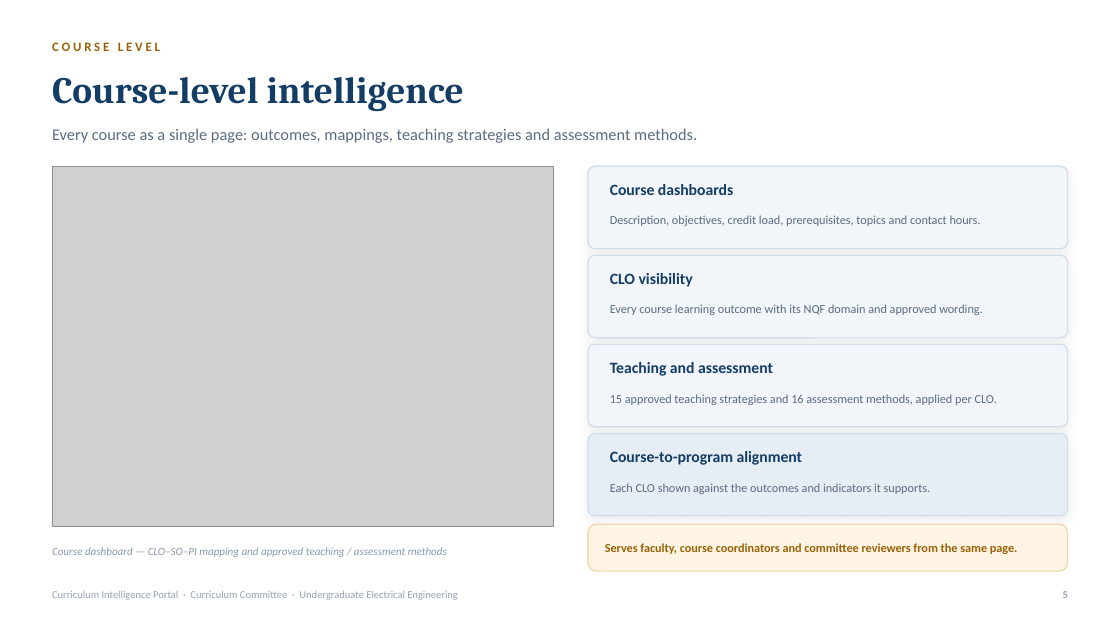
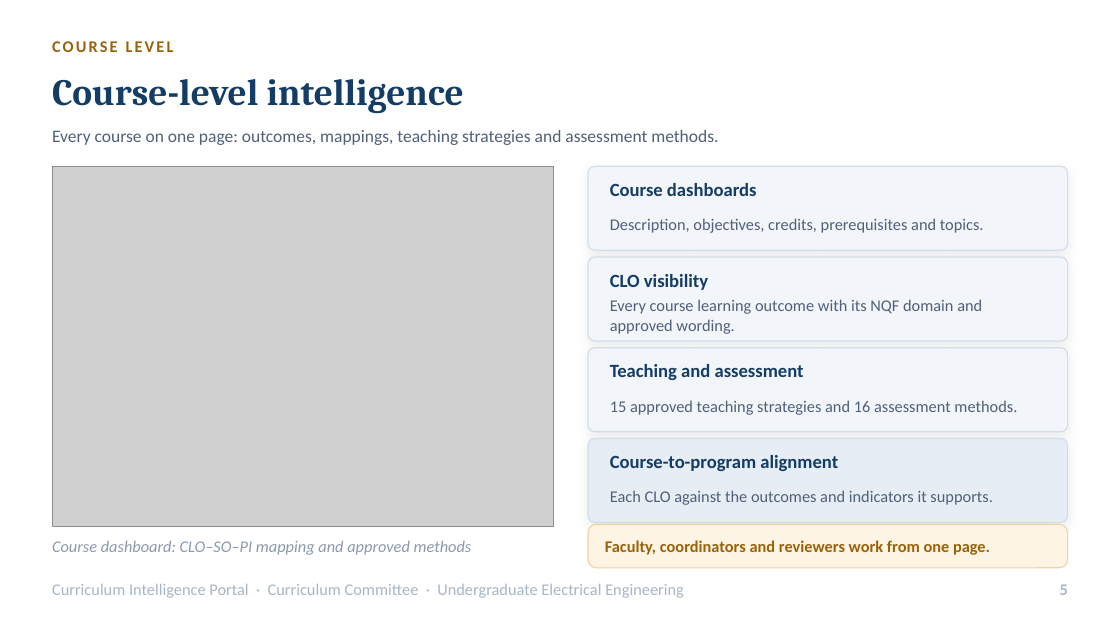
Before and after one commit to WalidDyab/CIP-CME-x86RVios, a slide deck: slide 5 of docs/presentations/department-council-cip/CIP_Department_Council_Presentation.pptx. Drawn at 1120x630 pixels with LibreOffice and Linux fonts; fonts in the diff are those of the drawing; grey boxes stand for pictures. Boxes give left, top, right and bottom in pixels: in the first picture for what was removed or moved away, otherwise in the second. Text is boxed around its words. In the diff, an @@ line names an element or a change of style, - is before the commit and + after.

```diff
--- a/docs/presentations/department-council-cip/CIP_Department_Council_Presentation.pptx
+++ b/docs/presentations/department-council-cip/CIP_Department_Council_Presentation.pptx
@@ text "COURSE LEVEL" at bbox=[52, 41, 174, 52]: size 11 to 14 pt, letter spacing 2.4 to 1.8 pt @@
@@ text at bbox=[52, 130, 718, 145]: text changed; size 14 to 15 pt; text colour #5B6C81 to #50607A @@
-Every course as a single page: outcomes, mappings, teaching strategies and assessment methods.
+Every course on one page: outcomes, mappings, teaching strategies and assessment methods.
@@ text at bbox=[610, 218, 984, 233]: text changed; size 10.5 to 14 pt; text colour #5B6C81 to #50607A @@
-Description, objectives, credit load, prerequisites, topics and contact hours.
+Description, objectives, credits, prerequisites and topics.
@@ text "Every course learning outcome with ..." at bbox=[610, 299, 982, 334]: size 10.5 to 14 pt, text colour #5B6C81 to #50607A @@
@@ rounded rectangle: place and size @@
-rounded rectangle at bbox=[588, 344, 1068, 427]
+rounded rectangle at bbox=[588, 348, 1068, 432]
@@ text at bbox=[610, 400, 1017, 415]: text changed; size 10.5 to 14 pt; text colour #5B6C81 to #50607A @@
-15 approved teaching strategies and 16 assessment methods, applied per CLO.
+15 approved teaching strategies and 16 assessment methods.
@@ proportions changed in 5 elements at bbox=[588, 166, 1068, 250], bbox=[588, 524, 1068, 568], bbox=[588, 257, 1068, 341], bbox=[588, 348, 1068, 432], bbox=[588, 439, 1068, 523] @@
@@ rounded rectangle: place and size @@
-rounded rectangle at bbox=[588, 434, 1068, 516]
+rounded rectangle at bbox=[588, 439, 1068, 523]
@@ size 13.5 to 16 pt in 4 elements at bbox=[610, 183, 757, 196], bbox=[610, 274, 708, 290], bbox=[610, 364, 804, 380], bbox=[610, 455, 838, 471] @@
@@ text at bbox=[610, 490, 992, 505]: text changed; size 10.5 to 14 pt; text colour #5B6C81 to #50607A @@
-Each CLO shown against the outcomes and indicators it supports.
+Each CLO against the outcomes and indicators it supports.
@@ text at bbox=[52, 540, 472, 555]: text changed; size 9.5 to 14 pt @@
-Course dashboard — CLO–SO–PI mapping and approved teaching / assessment methods
+Course dashboard: CLO–SO–PI mapping and approved methods
@@ text at bbox=[605, 540, 990, 555]: text changed; size 10.5 to 14 pt @@
-Serves faculty, course coordinators and committee reviewers from the same page.
+Faculty, coordinators and reviewers work from one page.
@@ text "Curriculum Intelligence Portal · Curriculum ..." at bbox=[52, 584, 684, 598]: size 9 to 14 pt, text colour #93A3B5 to #A9B6C4 @@
@@ text "Curriculum Intelligence Portal · Curriculum ...": place and size @@
-text "Curriculum Intelligence Portal · Curriculum ..." at bbox=[52, 591, 457, 600]
+text "Curriculum Intelligence Portal · Curriculum ..." at bbox=[52, 584, 684, 598]
@@ text "5": place and size @@
-text "5" at bbox=[1063, 591, 1068, 598]
+text "5" at bbox=[1060, 584, 1068, 595]
@@ text "5" at bbox=[1060, 584, 1068, 595]: size 9 to 14 pt, text colour #93A3B5 to #A9B6C4 @@
```
Also in this commit, not shown: 10 other slides changed, 1 slide added, 3 other files.
